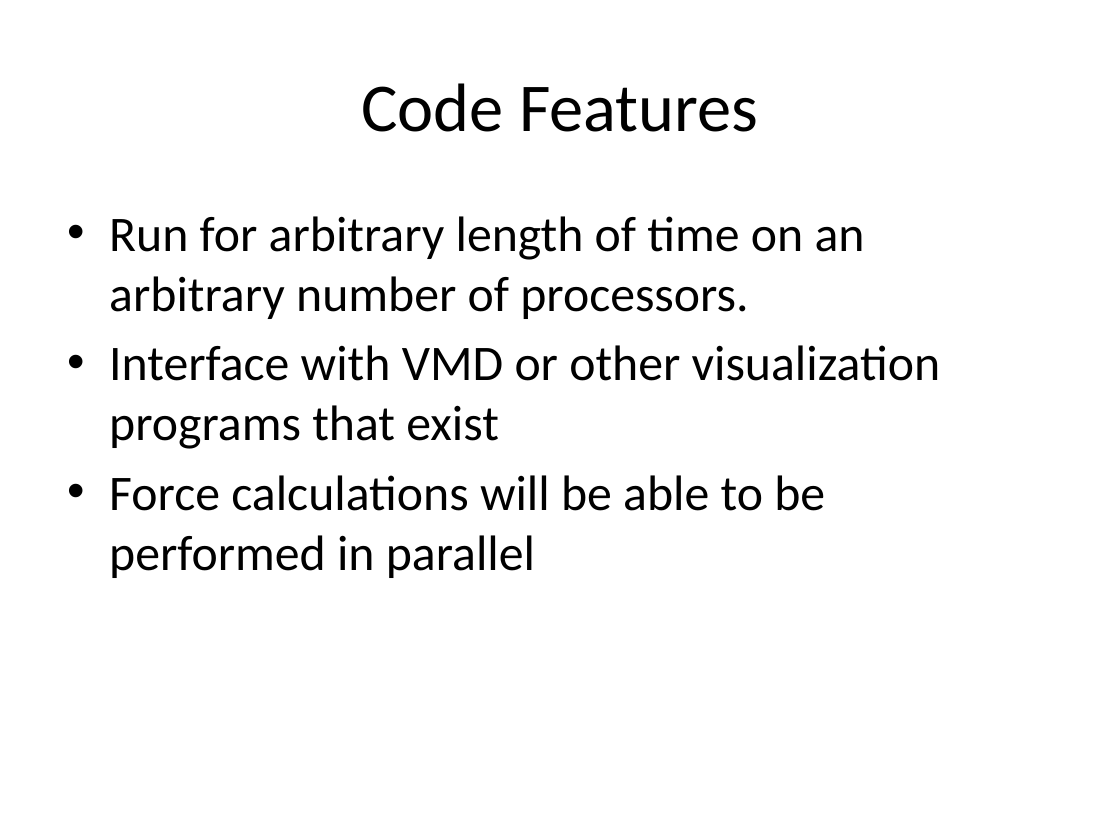
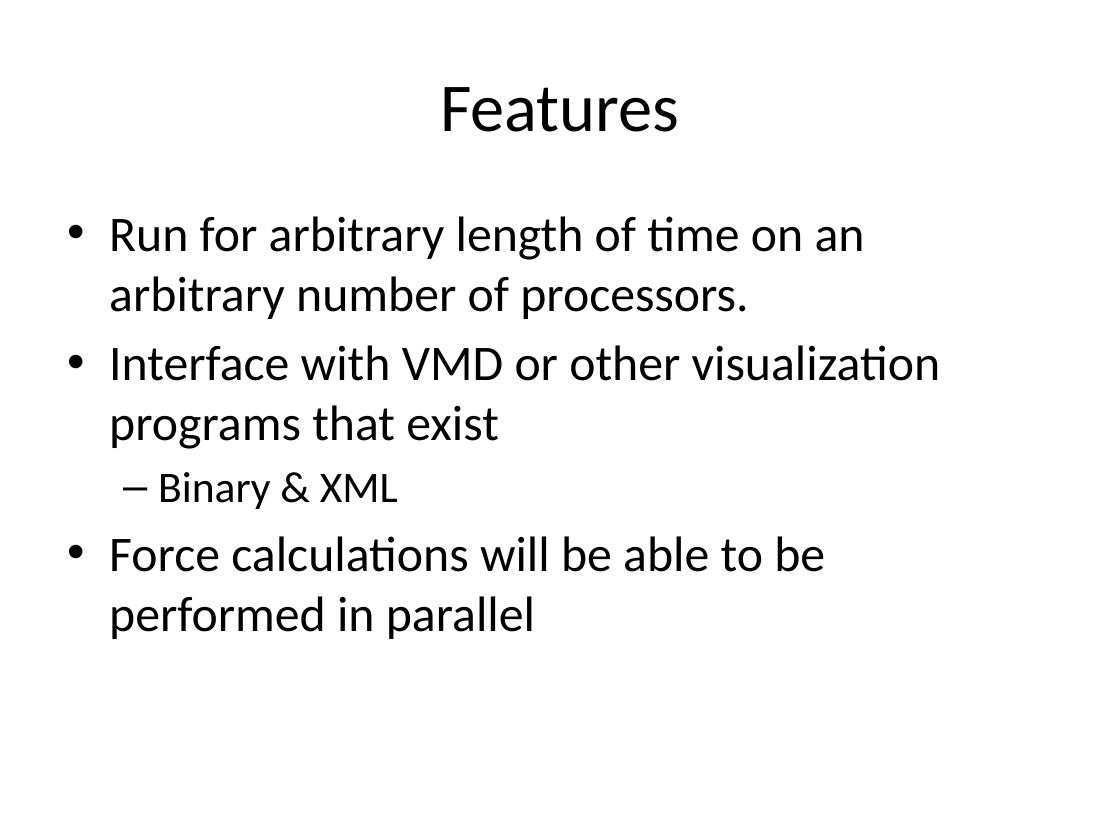
Before and after one commit to PrincetonUniversity/PrincetonCBEMDMPI, a slide deck: slide 6 of designreview/designreview.pptx (slide 14 before the commit). Drawn at 1120x840 pixels with LibreOffice and Linux fonts; fonts in the diff are those of the drawing. Boxes give left, top, right and bottom in pixels: in the first picture for what was removed or moved away, otherwise in the second. Text is boxed around its words. In the diff, an @@ line names an element or a change of style, - is before the commit and + after.

```diff
--- a/designreview/designreview.pptx
+++ b/designreview/designreview.pptx
@@ title at bbox=[440, 87, 679, 132]: text changed @@
-Code Features
+Features
@@ text at bbox=[158, 472, 398, 509]: paragraph added @@
+  – Binary & XML
```
Also in this commit, not shown: 3 slides added, 9 slides removed.
